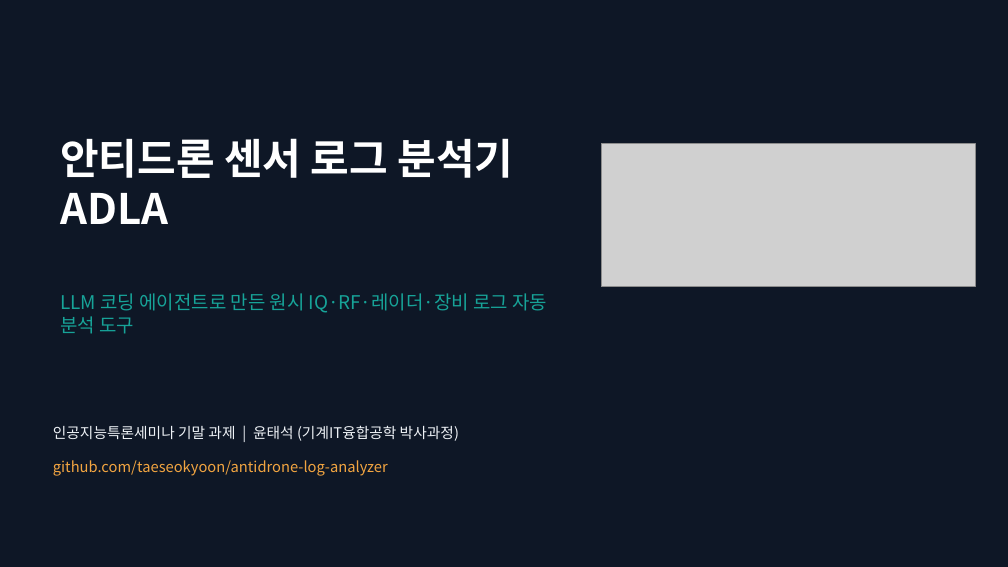
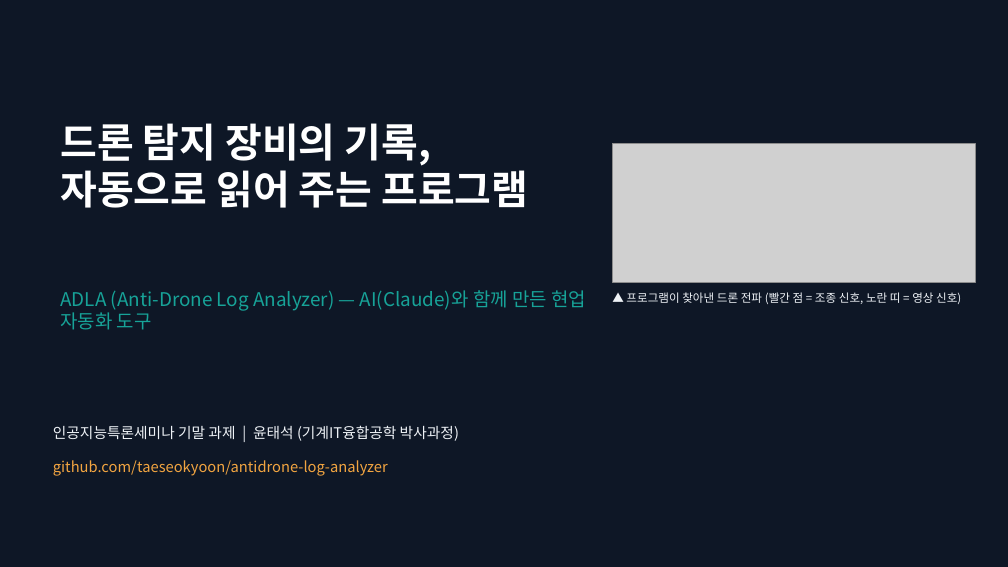
Before and after one commit to taeseokyoon/antidrone-log-analyzer, a slide deck: slide 1 of docs/ADLA_presentation.pptx. Drawn at 1008x567 pixels with LibreOffice and Linux fonts; fonts in the diff are those of the drawing; grey boxes stand for pictures. Boxes give left, top, right and bottom in pixels: in the first picture for what was removed or moved away, otherwise in the second. Text is boxed around its words. In the diff, an @@ line names an element or a change of style, - is before the commit and + after.

```diff
--- a/docs/ADLA_presentation.pptx
+++ b/docs/ADLA_presentation.pptx
@@ title at <box>60,123,528,208</box>: text changed; size 40 to 38 pt @@
-안티드론 센서 로그 분석기
-ADLA
+드론 탐지 장비의 기록,
+자동으로 읽어 주는 프로그램
@@ picture: place and size @@
-picture at <box>601,144,975,287</box>
+picture at <box>613,144,975,282</box>
@@ text at <box>60,290,586,330</box>: text changed @@
-LLM 코딩 에이전트로 만든 원시 IQ·RF·레이더·장비 로그 자동 분석 도구
+ADLA (Anti-Drone Log Analyzer) — AI(Claude)와 함께 만든 현업 자동화 도구
@@ text added at <box>626,292,961,304</box>, 11 pt, text #EEF2F6 @@
+▲ 프로그램이 찾아낸 드론 전파 (빨간 점 = 조종 신호, 노란 띠 = 영상 신호)
```
Also in this commit, not shown: 9 slides added, 9 slides removed, 2 other files.
